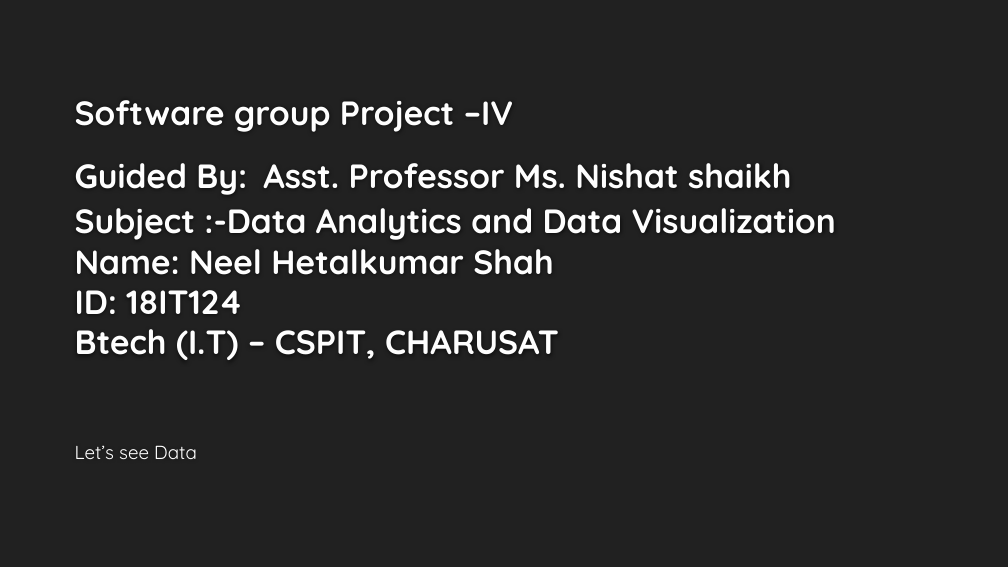
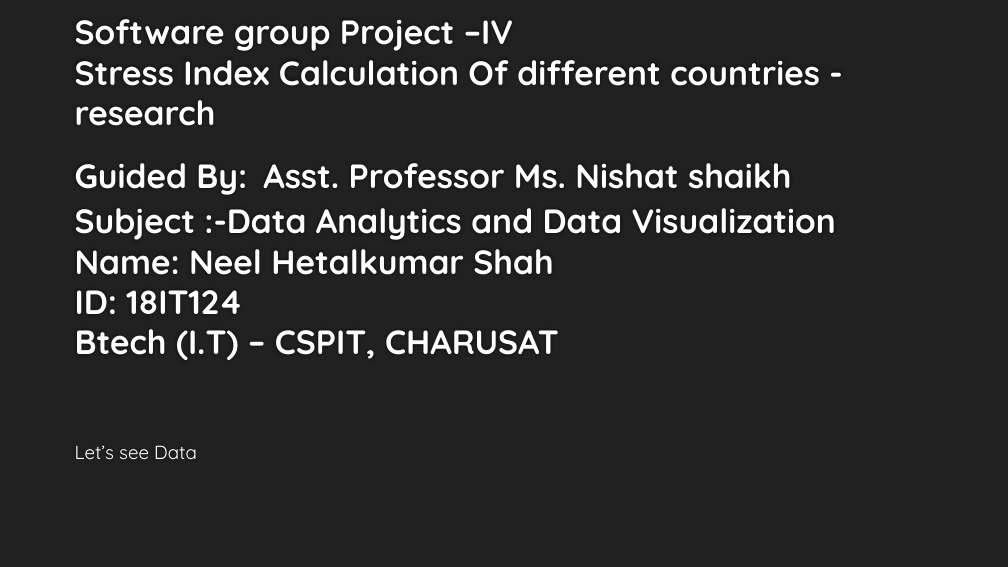
Before and after one commit to neelshah124/SGP-IV-Power-BI-data, a slide deck: slide 1 of Software group Project –IV.pptx. Drawn at 1008x567 pixels with LibreOffice and Linux fonts; fonts in the diff are those of the drawing; background and template pictures are left out. Boxes give left, top, right and bottom in pixels: in the first picture for what was removed or moved away, otherwise in the second. Text is boxed around its words. In the diff, an @@ line names an element or a change of style, - is before the commit and + after.

```diff
--- a/Software group Project –IV.pptx
+++ b/Software group Project –IV.pptx
@@ title at (75, 19, 836, 360): text changed @@
-Software group Project –IV
-Guided By: Asst. Professor Ms. Nishat shaikh
-Subject :-Data Analytics and Data Visualization
-Name: Neel Hetalkumar Shah
-ID: 18IT124
-Btech (I.T) – CSPIT, CHARUSAT
+Software group Project –IV
+Stress Index Calculation Of different countries - research
+Guided By: Asst. Professor Ms. Nishat shaikh
+Subject :-Data Analytics and Data Visualization
+Name: Neel Hetalkumar Shah
+ID: 18IT124
+Btech (I.T) – CSPIT, CHARUSAT
```
Also in this commit, not shown: 6 slides added.
